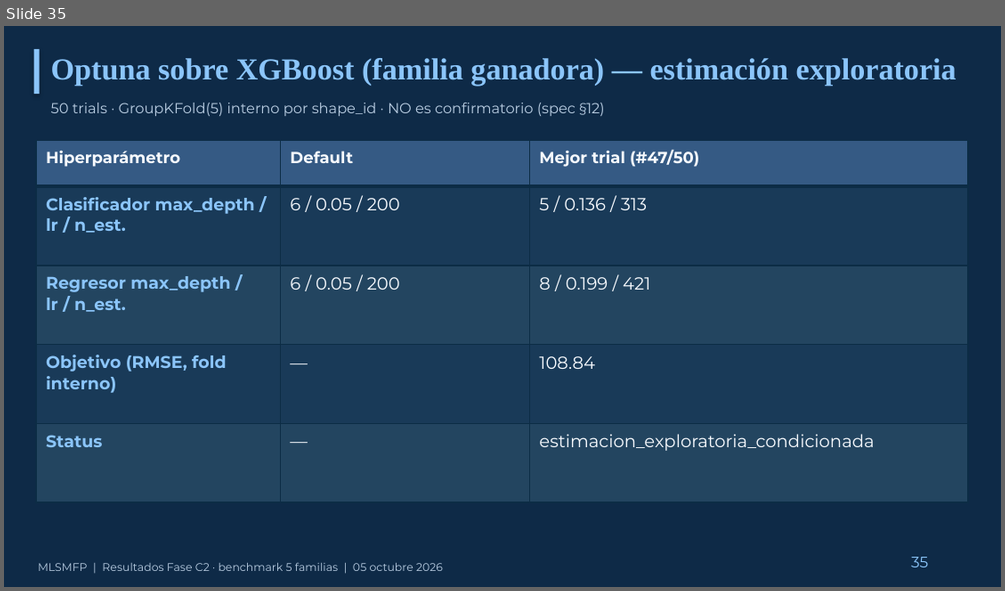
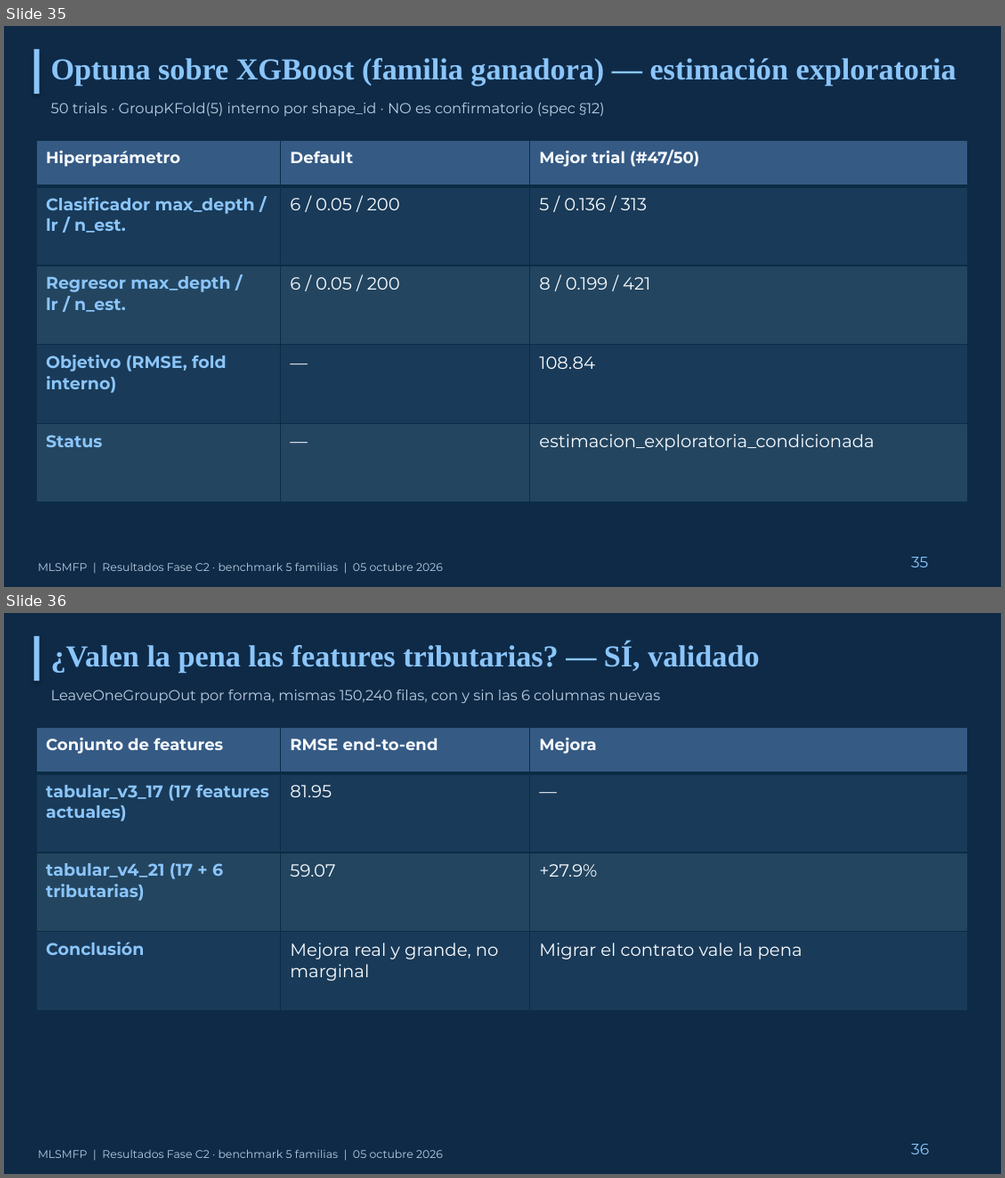
Before and after one commit to luisfajbra/herramienta-ia-model, a slide deck: Presentacion_MLSMFP_05-10_resultados_fase_c2.pptx. Shown one above the other, each under a label of ours: slide 35 before the commit, slides 35 and 36 after it. The pictures are 1005x591 and 1005x1178 pixels, drawn with LibreOffice and Linux fonts; fonts in the diff are those of the drawing; background and template pictures are left out. Boxes give left, top, right and bottom in pixels: in the first picture for what was removed or moved away, otherwise in the second. Text is boxed around its words. In the diff, an @@ line names an element or a change of style, - is before the commit and + after.

```diff
--- a/Presentacion_MLSMFP_05-10_resultados_fase_c2.pptx
+++ b/Presentacion_MLSMFP_05-10_resultados_fase_c2.pptx
@@ slide 36 added at (4, 613, 1001, 1174), background picture (left out); not listed: 2 template elements that a slide beside it also shows @@
@@ rectangle added at (4, 613, 1001, 1173), fill #0E2A47 @@
@@ rectangle added at (34, 636, 40, 681), fill #8BC5FA @@
@@ text added at (51, 642, 759, 673), 22 pt, text #8BC5FA, bold @@
+¿Valen la pena las features tributarias? — SÍ, validado
@@ text added at (51, 690, 661, 703), 10.5 pt, text #B7CBE0 @@
+LeaveOneGroupOut por forma, mismas 150,240 filas, con y sin las 6 columnas nuevas
@@ table added at (36, 728, 968, 1089), 4 rows, 3 columns @@
+Conjunto de features | RMSE end-to-end | Mejora
+tabular_v3_17 (17 features actuales) | 81.95 | —
+tabular_v4_21 (17 + 6 tributarias) | 59.07 | +27.9%
+Conclusión | Mejora real y grande, no marginal | Migrar el contrato vale la pena
@@ text added at (911, 1143, 929, 1154), 11 pt, text #8BC5FA @@
+36
@@ text added at (38, 1150, 443, 1158), 8 pt, text #B7CBE0 @@
+MLSMFP | Resultados Fase C2 · benchmark 5 familias | 05 octubre 2026
```
Also in this commit, not shown: 1 slide changed, 1 other file.
